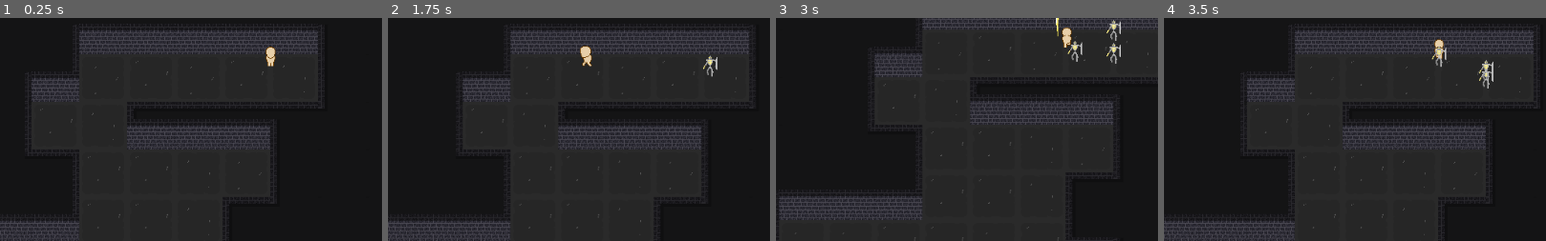
Above: before the commit, frames 1-4 (left to right).
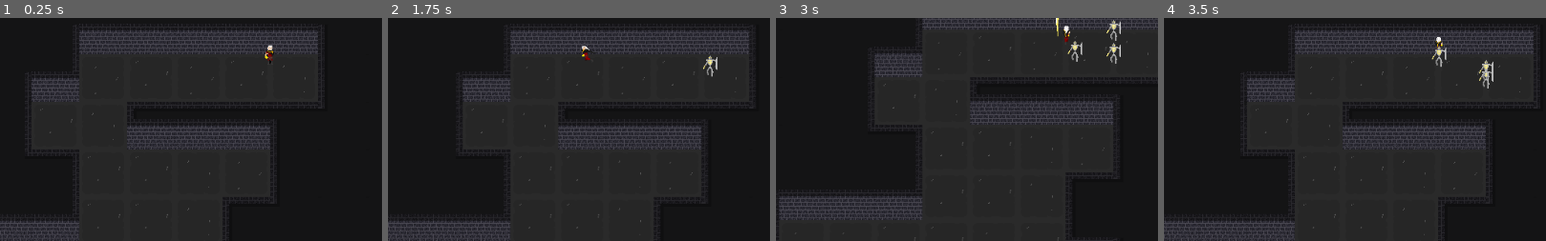
Above: after the commit, the same moments.

Repository: Overamigos/A-Dungeon-and-no-Dragon
Game: Godot game, scene res://assets/scenes/World.tscn
Two runs of this game, one before a commit and one after it. Both use one fixed random seed, a clock stepped at 60 frames per second and the inputs below.
Inputs:
- Up to frame 1 (0.25 s): no input
- Up to frame 2 (1.75 s): tap Enter at 0.5 s; hold Right (move_right) 0.53-1.28 s; tap Z (attack) at 0.6 s; hold Left (move_left) from 1.28 s (still down); tap X (dash) at 1.35 s
- Up to frame 3 (3 s): release Left (move_left) at 2.03 s; hold Right (move_right) 2.03-2.78 s; hold Down (move_bottom) 2.03-2.78 s; hold Up (move_up) from 2.78 s (still down); tap Z (attack) at 2.85 s
- Up to frame 4 (3.5 s): keep holding Up (move_up)
The pictures show only the part of the screen within x 15-65%, y 42-92%; the shares and areas given below are measured in that part.

The runs differ from the first frame. In frame 1, 0.2% of the frame differs, in the area x 69-73%, y 11-22%; in frame 2, 0.2%, in the area x 50-54%, y 12-22%; in frame 3, 0.2%; in frame 4, 0.2%.

Commit message:
changed player idle and run animations (lacking 8-directional animation, dash and maybe attack)

Diff:
--- a/assets/scenes/player.tscn
+++ b/assets/scenes/player.tscn
@@ -1,11 +1,10 @@
 [gd_scene load_steps=24 format=2]
 
 [ext_resource path="res://assets/scripts/Player.gd" type="Script" id=1]
-[ext_resource path="res://assets/sprites/RunSheet.png" type="Texture" id=2]
-[ext_resource path="res://assets/sprites/IdleSheet.png" type="Texture" id=3]
+[ext_resource path="res://assets/sprites/player/PlayerRunning-Sheet.png" type="Texture" id=2]
+[ext_resource path="res://assets/sprites/player/PlayerIdle4sides-Sheet.png" type="Texture" id=3]
 [ext_resource path="res://assets/sprites/DashSheet.png" type="Texture" id=4]
 [ext_resource path="res://assets/sprites/AttackSheet.png" type="Texture" id=5]
-
 
 [sub_resource type="Animation" id=1]
 resource_name = "Attack_D"
@@ -129,6 +128,7 @@
 }
 
 [sub_resource type="Animation" id=9]
+length = 0.7
 loop = true
 tracks/0/type = "value"
 tracks/0/path = NodePath("IdleSprite:frame")
@@ -137,13 +137,14 @@
 tracks/0/imported = false
 tracks/0/enabled = true
 tracks/0/keys = {
-"times": PoolRealArray( 0, 1 ),
-"transitions": PoolRealArray( 1, 1 ),
-"update": 0,
-"values": [ 32, 39 ]
+"times": PoolRealArray( 0, 0.7 ),
+"transitions": PoolRealArray( 1, 1 ),
+"update": 0,
+"values": [ 6, 11 ]
 }
 
 [sub_resource type="Animation" id=10]
+length = 0.7
 loop = true
 tracks/0/type = "value"
 tracks/0/path = NodePath("IdleSprite:frame")
@@ -152,13 +153,14 @@
 tracks/0/imported = false
 tracks/0/enabled = true
 tracks/0/keys = {
-"times": PoolRealArray( 0, 1 ),
-"transitions": PoolRealArray( 1, 1 ),
-"update": 0,
-"values": [ 48, 55 ]
+"times": PoolRealArray( 0, 0.7 ),
+"transitions": PoolRealArray( 1, 1 ),
+"update": 0,
+"values": [ 12, 17 ]
 }
 
 [sub_resource type="Animation" id=11]
+length = 0.7
 loop = true
 tracks/0/type = "value"
 tracks/0/path = NodePath("IdleSprite:frame")
@@ -167,13 +169,14 @@
 tracks/0/imported = false
 tracks/0/enabled = true
 tracks/0/keys = {
-"times": PoolRealArray( 0, 1 ),
-"transitions": PoolRealArray( 1, 1 ),
-"update": 0,
-"values": [ 16, 23 ]
+"times": PoolRealArray( 0, 0.7 ),
+"transitions": PoolRealArray( 1, 1 ),
+"update": 0,
+"values": [ 18, 23 ]
 }
 
 [sub_resource type="Animation" id=12]
+length = 0.7
 loop = true
 tracks/0/type = "value"
 tracks/0/path = NodePath("IdleSprite:frame")
@@ -182,13 +185,14 @@
 tracks/0/imported = false
 tracks/0/enabled = true
 tracks/0/keys = {
-"times": PoolRealArray( 0, 1 ),
-"transitions": PoolRealArray( 1, 1 ),
-"update": 0,
-"values": [ 0, 7 ]
+"times": PoolRealArray( 0, 0.7 ),
+"transitions": PoolRealArray( 1, 1 ),
+"update": 0,
+"values": [ 0, 5 ]
 }
 
 [sub_resource type="Animation" id=13]
+length = 0.8
 loop = true
 tracks/0/type = "value"
 tracks/0/path = NodePath("RunSprite:frame")
@@ -197,13 +201,14 @@
 tracks/0/imported = false
 tracks/0/enabled = true
 tracks/0/keys = {
-"times": PoolRealArray( 0, 1 ),
-"transitions": PoolRealArray( 1, 1 ),
-"update": 0,
-"values": [ 32, 39 ]
+"times": PoolRealArray( 0, 0.8 ),
+"transitions": PoolRealArray( 1, 1 ),
+"update": 0,
+"values": [ 12, 23 ]
 }
 
 [sub_resource type="Animation" id=14]
+length = 0.8
 loop = true
 tracks/0/type = "value"
 tracks/0/path = NodePath("RunSprite:frame")
@@ -212,13 +217,14 @@
 tracks/0/imported = false
 tracks/0/enabled = true
 tracks/0/keys = {
-"times": PoolRealArray( 0, 1 ),
-"transitions": PoolRealArray( 1, 1 ),
-"update": 0,
-"values": [ 48, 55 ]
+"times": PoolRealArray( 0, 0.8 ),
+"transitions": PoolRealArray( 1, 1 ),
+"update": 0,
+"values": [ 24, 35 ]
 }
 
 [sub_resource type="Animation" id=15]
+length = 0.8
 loop = true
 tracks/0/type = "value"
 tracks/0/path = NodePath("RunSprite:frame")
@@ -227,13 +233,14 @@
 tracks/0/imported = false
 tracks/0/enabled = true
 tracks/0/keys = {
-"times": PoolRealArray( 0, 1 ),
-"transitions": PoolRealArray( 1, 1 ),
-"update": 0,
-"values": [ 16, 23 ]
+"times": PoolRealArray( 0, 0.8 ),
+"transitions": PoolRealArray( 1, 1 ),
+"update": 0,
+"values": [ 36, 47 ]
 }
 
 [sub_resource type="Animation" id=16]
+length = 0.8
 loop = true
 tracks/0/type = "value"
 tracks/0/path = NodePath("RunSprite:frame")
@@ -242,10 +249,10 @@
 tracks/0/imported = false
 tracks/0/enabled = true
 tracks/0/keys = {
-"times": PoolRealArray( 0, 1 ),
-"transitions": PoolRealArray( 1, 1 ),
-"update": 0,
-"values": [ 0, 7 ]
+"times": PoolRealArray( 0, 0.8 ),
+"transitions": PoolRealArray( 1, 1 ),
+"update": 0,
+"values": [ 0, 11 ]
 }
 
 [sub_resource type="RectangleShape2D" id=17]
@@ -262,15 +269,18 @@
 }
 
 [node name="RunSprite" type="Sprite" parent="."]
+visible = false
 texture = ExtResource( 2 )
-vframes = 8
-hframes = 8
+vframes = 4
+hframes = 12
+frame = 28
 
 [node name="IdleSprite" type="Sprite" parent="."]
+visible = false
 texture = ExtResource( 3 )
 vframes = 8
-hframes = 8
-frame = 33
+hframes = 6
+frame = 18
 
 [node name="DashSprite" type="Sprite" parent="."]
 texture = ExtResource( 4 )
@@ -278,6 +288,7 @@
 frame = 5
 
 [node name="AttackSprite" type="Sprite" parent="."]
+visible = false
 texture = ExtResource( 5 )
 vframes = 8
 hframes = 8
@@ -302,12 +313,15 @@
 anims/Run_U = SubResource( 16 )
 
 [node name="Feet" type="CollisionShape2D" parent="."]
+visible = false
 position = Vector2( 0.242349, 12.8063 )
 shape = SubResource( 17 )
 
 [node name="Hitbox" type="Area2D" parent="."]
+visible = false
 
 [node name="CollisionShape2D" type="CollisionShape2D" parent="Hitbox"]
+visible = false
 position = Vector2( 0.603786, 0.911695 )
 shape = SubResource( 18 )
 
--- a/assets/scripts/Enemy.gd
+++ b/assets/scripts/Enemy.gd
@@ -28,8 +28,4 @@
 		else:
 			move_and_slide(Vector2(0,0))
 
-	#if(get_node("../../Player")):
-	#	var distance = (get_node("../../Player").global_position - global_position).normalized()
-
-	#	move_and_slide(speed*distance)
 	pass
Not shown, added: assets/sprites/player/PlayerIdle4sides-Sheet.png.import
Not shown, added: assets/sprites/player/PlayerRunning-Sheet.png.import
